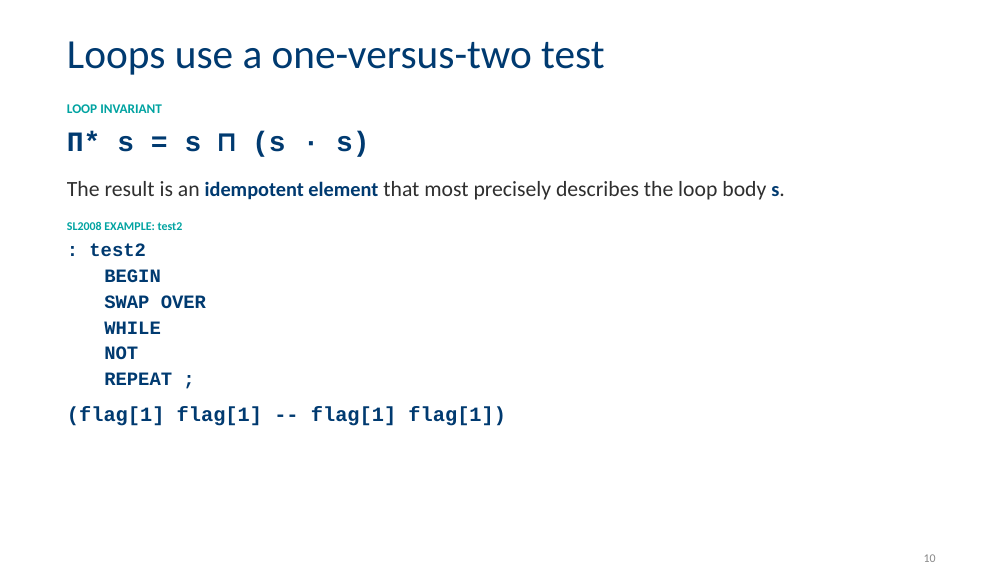
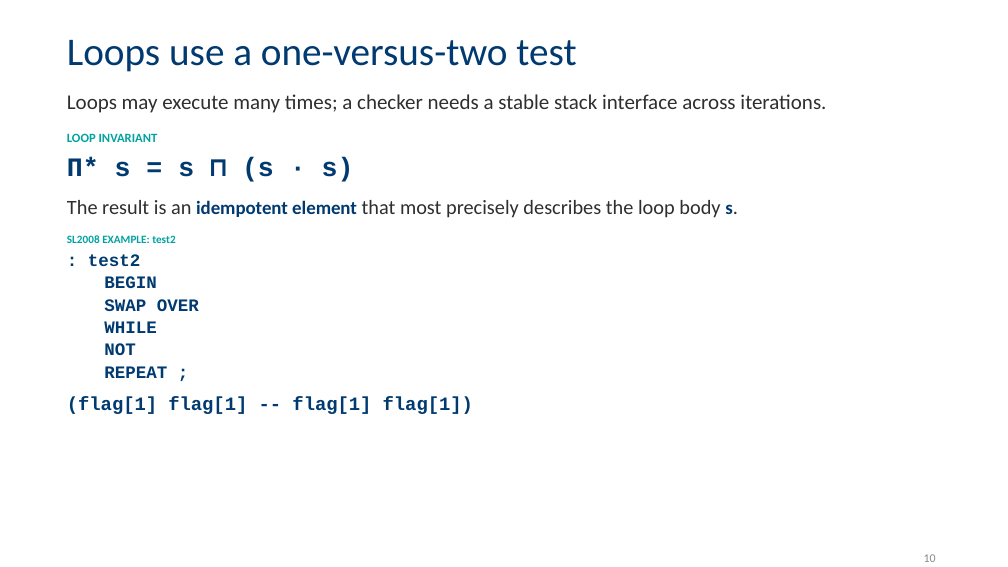
Before and after one commit to jpoial/evaluator, a slide deck: slide 9 of Configurable_Static_Type_Checking_for_Forth.pptx (slide 10 before the commit). Drawn at 1008x567 pixels with LibreOffice and Linux fonts; fonts in the diff are those of the drawing; background and template pictures are left out. Boxes give left, top, right and bottom in pixels: in the first picture for what was removed or moved away, otherwise in the second. Text is boxed around its words. In the diff, an @@ line names an element or a change of style, - is before the commit and + after.

```diff
--- a/Configurable_Static_Type_Checking_for_Forth.pptx
+++ b/Configurable_Static_Type_Checking_for_Forth.pptx
@@ text "Loops use a one-versus-two test" at [67,40,576,72]: size 29.5 to 28 pt @@
@@ text added at [67,94,826,113], 15 pt, text #2F2F2F @@
+Loops may execute many times; a checker needs a stable stack interface across iterations.
@@ text "LOOP INVARIANT": place and size @@
-text "LOOP INVARIANT" at [67,104,162,113]
+text "LOOP INVARIANT" at [67,133,158,142]
@@ text "LOOP INVARIANT" at [67,133,158,142]: size 9.5 to 9 pt @@
@@ text "Π* s = s ⊓ ...": place and size @@
-text "Π* s = s ⊓ ..." at [67,131,370,157]
+text "Π* s = s ⊓ ..." at [67,158,354,182]
@@ text "Π* s = s ⊓ ..." at [67,158,354,182]: size 20 to 19 pt @@
@@ text "The result is an idempotent ...": place and size @@
-text "The result is an idempotent ..." at [67,181,779,200]
+text "The result is an idempotent ..." at [67,200,733,218]
@@ text "The result is an idempotent ..." at [67,200,733,218]: size 15.5 to 14.5 pt in "The result is an that most precisely ..."; size 14.5 to 13.5 pt in "idempotent element s."; line spacing 0.98 to 0.97 @@
@@ text "SL2008 EXAMPLE: test2": place and size @@
-text "SL2008 EXAMPLE: test2" at [67,221,183,230]
+text "SL2008 EXAMPLE: test2" at [67,235,175,243]
@@ text "SL2008 EXAMPLE: test2" at [67,235,175,243]: size 8.5 to 8 pt @@
@@ size 13.5 to 12.5 pt; line spacing 0.91 to 0.88 in 6 elements at [104,321,156,333], [104,299,199,311], [104,343,135,355], [104,276,156,288], [104,366,167,378], [88,254,140,266] @@
@@ text ": test2": place and size @@
-text ": test2" at [89,243,145,257]
+text ": test2" at [88,254,140,266]
@@ text "BEGIN": place and size @@
-text "BEGIN" at [104,269,160,282]
+text "BEGIN" at [104,276,156,288]
@@ text "(flag[1] flag[1] -- flag[1] flag[1])": place and size @@
-text "(flag[1] flag[1] -- flag[1] flag[1])" at [67,407,506,426]
+text "(flag[1] flag[1] -- flag[1] flag[1])" at [67,397,473,414]
@@ text "(flag[1] flag[1] -- flag[1] flag[1])" at [67,397,473,414]: size 14.5 to 13.5 pt @@
```
Also in this commit, not shown: 2 other slides changed, 1 slide removed.
